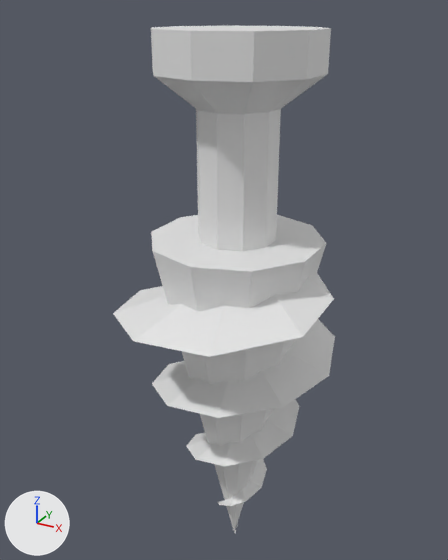
Before and after pictures for a commit that changed the FBX model Assets/Art/Models/MineDrill.fbx.
Before and after are seen from a camera (50 mm lens) standing at (0.561, -1.074, 1.245) and looking at (-0.04, 0.017, 0.699). Arrows for +X, +Y and +Z are at lower left; the lights stay in place. Where no turn or scale is listed for an object, it has been applied to the vertices.
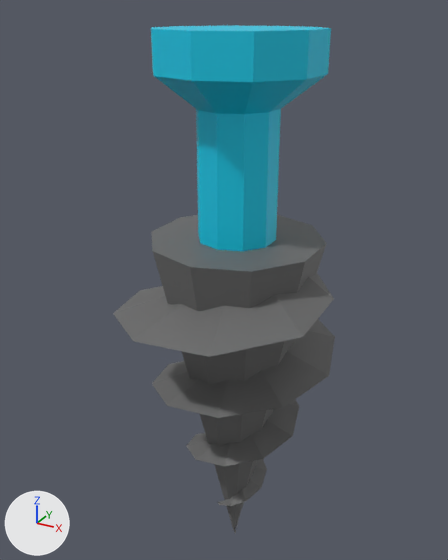
Commit message: Some material changes

Changed parts and their boxes (x1, y1, x2, y2) in the pictures (448 x 560 px):
'Cylinder', recoloured (grey to cyan)
    both: (151, 25, 331, 251)
'Spiral', recoloured (white to grey)
    both: (113, 273, 335, 533)
'Cylinder.001', recoloured
    both: (151, 215, 326, 532)

Edits to the bpy script that builds the scene:
```text
Add mat_material_003:
    mat_material_003 = principled_material('Material.003')
    mat_material_003.base_color = (0.142, 0.142, 0.142)  # dark grey #696969
Add mat_material_002:
    mat_material_002 = principled_material('Material.002')
    mat_material_002.base_color = (0.0, 0.585, 0.8)  # cyan #00c9e7
Change me_cylinder_001:
    where me_cylinder_001.from_pydata(...)  # 11 vertices, 11 faces; spans x -0.174..0.174, y -0.183..0.183, z 0.0..0.81
    add me_cylinder_001.materials.append(mat_material_003)  # dark grey #696969
Change me_mesh:
    where me_mesh.from_pydata(...)  # 126 vertices, 82 faces; spans x -0.256..0.22, y -0.264..0.23, z 0.0..0.801
    add me_mesh.materials.append(mat_material_003)  # dark grey #696969
Change me_cylinder:
    where me_cylinder.from_pydata(...)  # 50 vertices, 42 faces; spans x -0.157..0.157, y -0.165..0.165, z 0.789..1.211
    add me_cylinder.materials.append(mat_material_002)  # cyan #00c9e7
```
